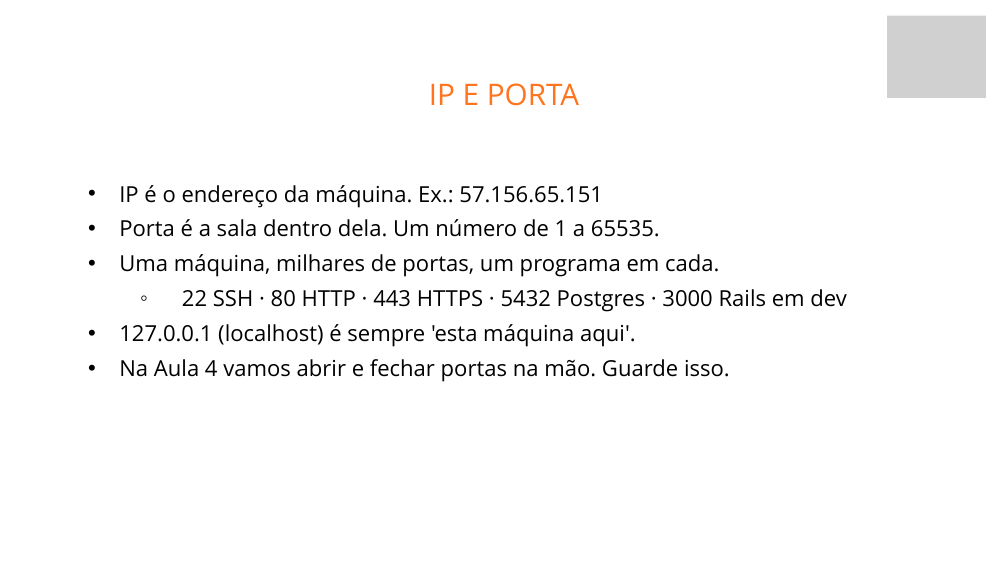
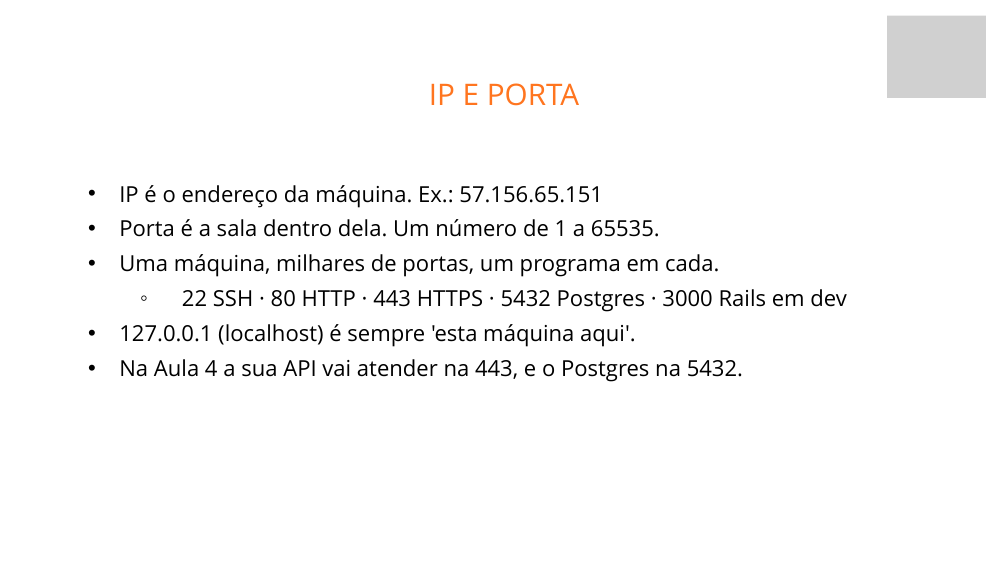
Before and after one commit to fabriciosiqueira08/capacitacao-gabarito, a slide deck: slide 18 of slides/build/aula-01-fundamentos-de-back-end.pptx. Drawn at 1008x567 pixels with LibreOffice and Linux fonts; fonts in the diff are those of the drawing; grey boxes stand for pictures; background and template pictures are left out. Boxes give left, top, right and bottom in pixels: in the first picture for what was removed or moved away, otherwise in the second. Text is boxed around its words. In the diff, an @@ line names an element or a change of style, - is before the commit and + after.

Commit message:
Fecha a apostila e os decks para entrega
Última passada, atrás de duas coisas que nenhuma revisão anterior olhou: o que
as Aulas 1 a 3 prometem sobre a Aula 4, e o deck como artefato de projeção.

## Promessas que a Aula 4 não cumpre mais

Quatro slides da Aula 1 mandavam guardar coisas que nunca voltam:

- "Na Aula 4 vamos abrir e fechar portas na mão": o firewall foi para o
  apêndice quando o servidor virou a própria máquina.
- "Na Aula 4 você vai criar um desses registros" (DNS): hoje é /etc/hosts.
- "Na Aula 4 o deploy é autorizado para repo:SEU-USUARIO/SEU-REPO": isso é o
  subject do OIDC, que só existe no apêndice.
- "Na Aula 4, é o push que dispara o deploy": o push dispara o CI; o deploy é
  `kamal deploy`, na mão.

Esse é o tipo de erro que corrói confiança, porque o instrutor diz "guarde
isso" e o aluno espera três semanas por algo que não vem. Os quatro agora
descrevem o que a aula faz de verdade, e as duas versões da apostila também.

## O deck como coisa projetada

Dois slides da Aula 4 encolhiam a fonte para 45% para caber, o que é ilegível
numa projeção. Os dois tinham 8 bullets, porque fui acrescentando ao longo das
revisões. Enxugados para 6 e 7, e agora nenhum dos quatro decks emite aviso.

Também conferi a densidade: nenhum slide com 8 ou mais bullets em deck nenhum.

## Notas do apresentador

A cobertura estava desequilibrada: a Aula 1 tinha 32 slides com nota e a Aula
3, que é a mais conceitual, só 11.

Não escrevi nota para tudo, porque o roteiro já cobre bloco a bloco e isso
viraria ruído. Escrevi dez, nos slides em que quem apresenta trava de verdade:
os que têm demo ao vivo (Base64 no jwt.io, os dois e-mails lado a lado), os
que pedem condução socrática (as três respostas para o logout), os que têm
pergunta previsível ("e se o cache cair?"), e os que o roteiro manda cortar
quando atrasa (XSS e CSRF), onde a nota diz o que deixar dito antes de pular.

Conferi que elas chegaram no .pptx, e não só no YAML.

## Estado final

Quatro decks (69, 54, 66 e 62 slides), a apostila completa com capa e as dez
seções, o apêndice de nuvem, e os quatro roteiros. Contagem de slides,
referências entre deck e apostila, links e âncoras: tudo conferido por script.
Zero padrão de escrita de IA, zero travessão em prosa, zero resíduo das
versões antigas fora do apêndice, onde a VM é a da Azure e está correta.

```diff
--- a/slides/build/aula-01-fundamentos-de-back-end.pptx
+++ b/slides/build/aula-01-fundamentos-de-back-end.pptx
@@ text at [119, 359, 743, 382]: text changed @@
-  • Na Aula 4 vamos abrir e fechar portas na mão. Guarde isso.
+  • Na Aula 4 a sua API vai atender na 443, e o Postgres na 5432.
```
Also in this commit, not shown: 3 other slides changed, 30 other files.
